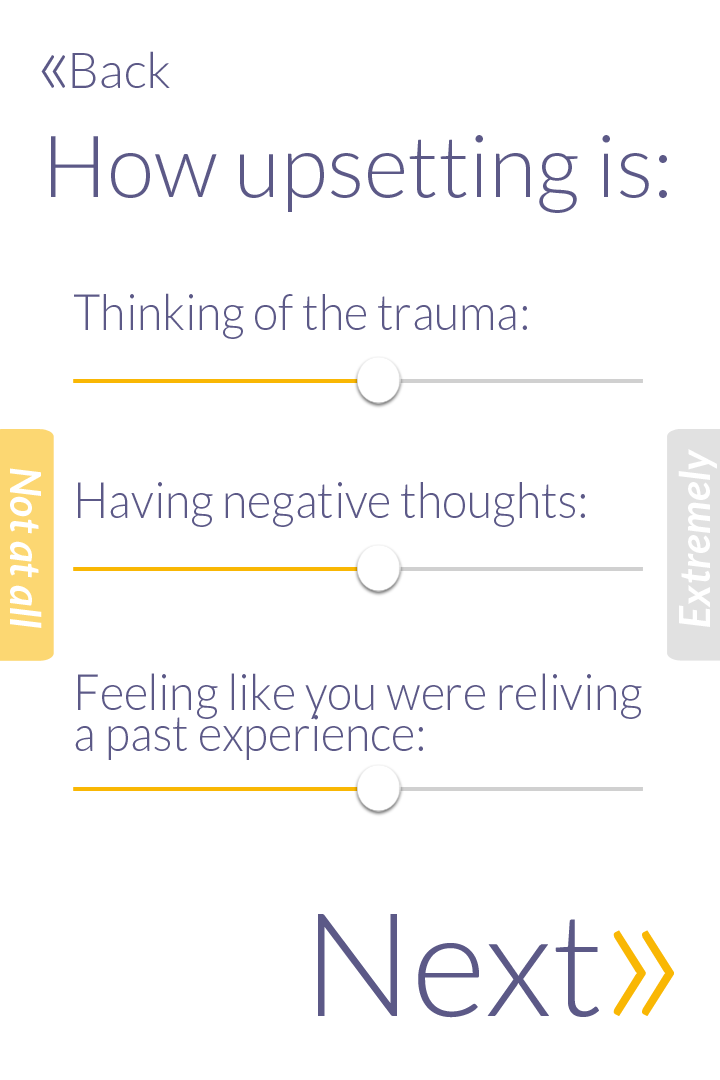
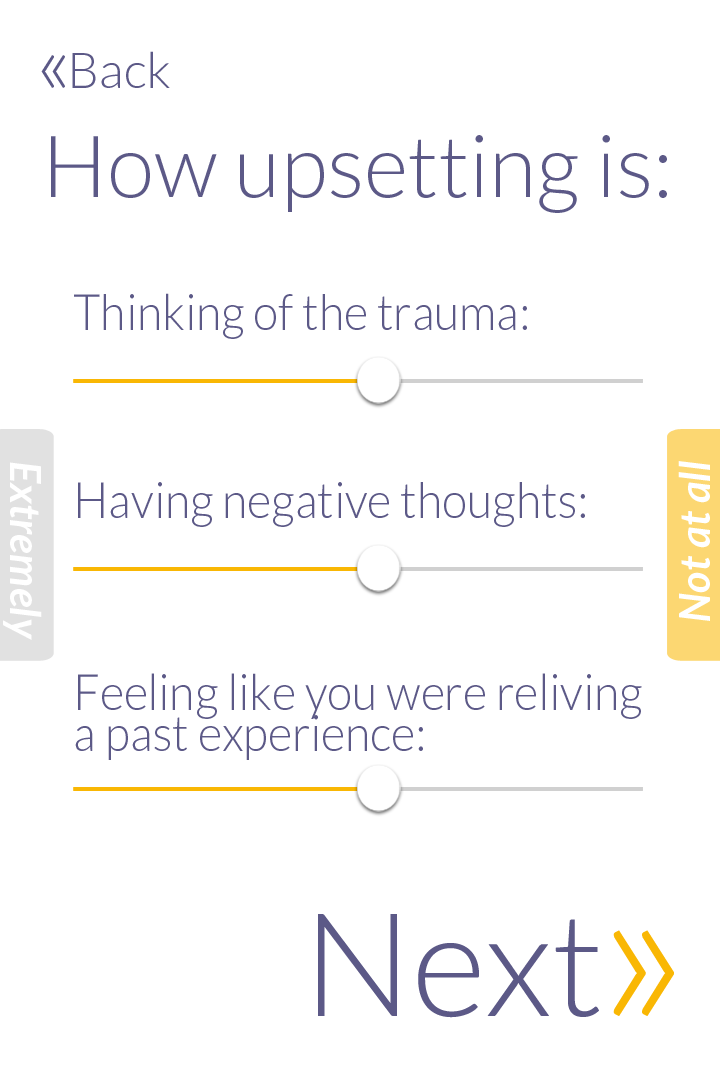
Comparing the layer stacks of the two 720 × 1080 images. Changes:
painted on "Not at all" over <box>10,461,710,628</box>
painted on "Shape 1" (1st of 2, in "Tab Not") over <box>0,429,720,661</box>
painted on "Extremely" over <box>3,449,717,640</box>
painted on "Shape 1" (2nd of 2, in "Tabs Ex") over <box>0,429,720,661</box>
